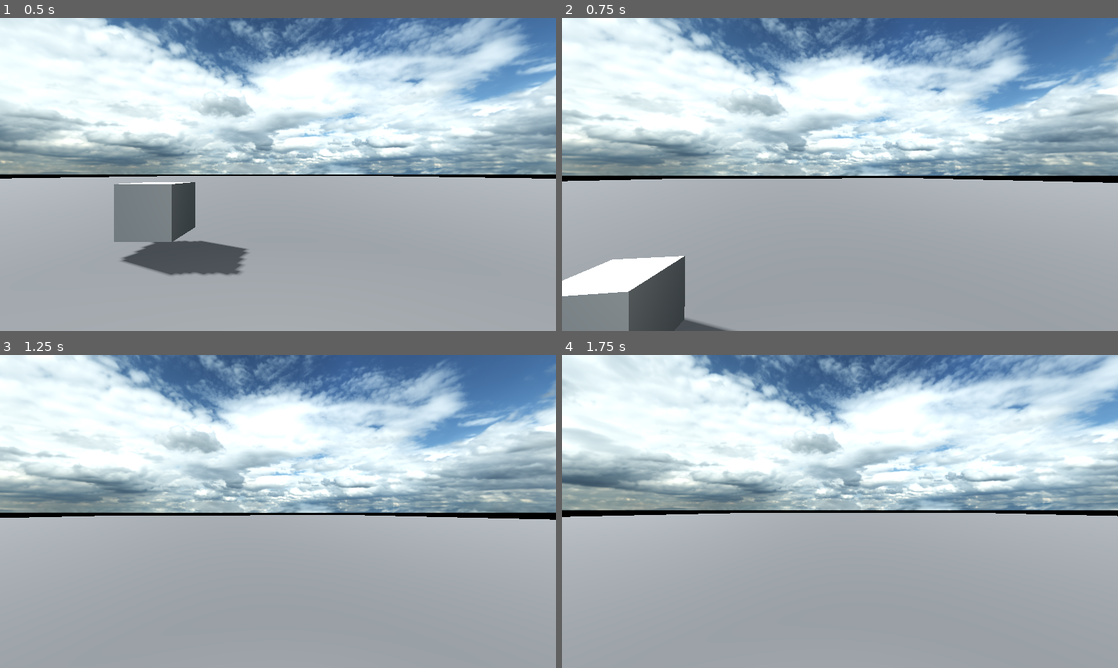
Above: before the commit, frames 1-4 (two rows, left to right).
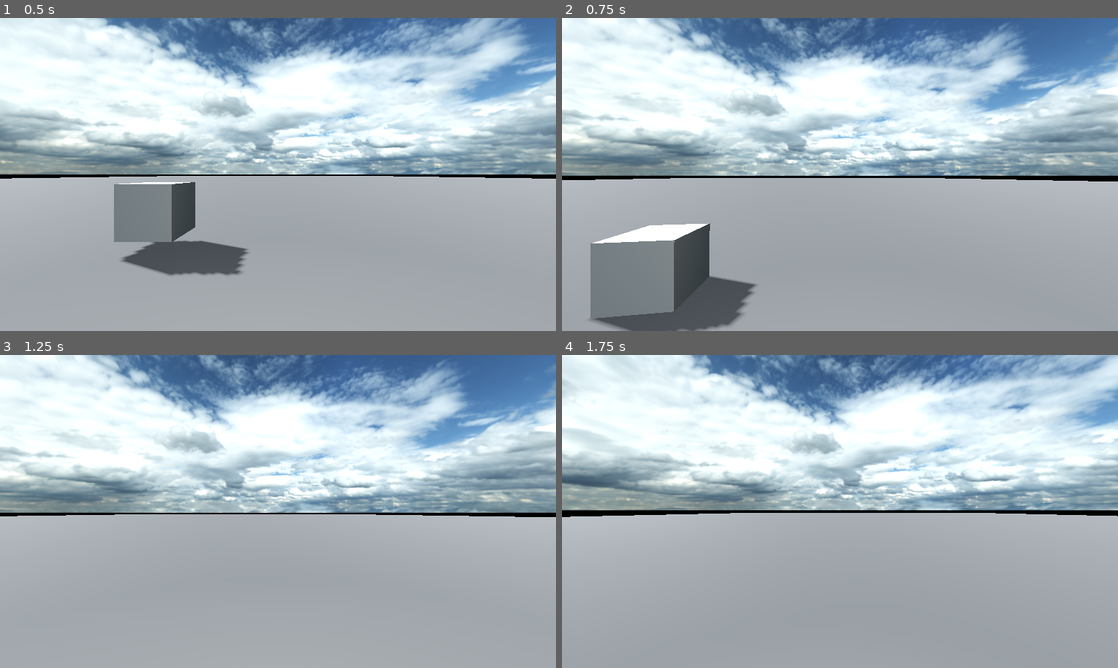
Above: after the commit, the same moments.

Repository: HuskyGameDev/2025f-team3
Game: Godot game, scene res://assets/scenes/test_scene.tscn
The game is run twice, just before and just after one commit, with the same random seed, the same clock (stepped at 60 frames per second) and the same inputs.
Inputs (mouse positions are in pixels of both pictures, inside the frame that each line leads up to):
- Up to frame 1 (0.5 s): no input
- Up to frame 2 (0.75 s): tap Enter (ui_accept) at 0.5 s; move the mouse to (867, 174) at 0.52 s; hold W (ui_up) from 0.53 s (still down)
- Up to frame 3 (1.25 s): keep holding W (ui_up); tap Enter (ui_accept) at 0.77 s
- Up to frame 4 (1.75 s): keep holding W (ui_up); move the mouse to (812, 511) at 1.27 s; tap Enter (ui_accept) at 1.52 s

Frame 1 is identical in both runs. In frame 2, 7.5% of the frame differs, in the area x 0-100%, y 51-100%; in frame 3, 0.4%; in frame 4, less than 0.1%.

Commit message:
Player movement acceleration and decelleration

Diff:
--- a/crosscut/assets/scripts/first_person_player.gd
+++ b/crosscut/assets/scripts/first_person_player.gd
@@ -1,9 +1,15 @@
 extends CharacterBody3D
 
 
-const SPEED = 5.0
+# Movement variables
+var speed = 0
+const MAX_SPEED = 5.0
+const ACCELERATION = 0.3
+const DECELLERATION = 0.65
+
 const JUMP_VELOCITY = 4.5
 
+# Lookaround variables
 var mouse_sensitivity = 0.002
 
 func _ready():
@@ -29,10 +35,15 @@
 	var input_dir := Input.get_vector("ui_left", "ui_right", "ui_up", "ui_down")
 	var direction := (transform.basis * Vector3(input_dir.x, 0, input_dir.y)).normalized()
 	if direction:
-		velocity.x = direction.x * SPEED
-		velocity.z = direction.z * SPEED
-	else:
-		velocity.x = move_toward(velocity.x, 0, SPEED)
-		velocity.z = move_toward(velocity.z, 0, SPEED)
+		speed = clamp(speed+ACCELERATION, 0, MAX_SPEED)
+		velocity.x = direction.x * speed
+		velocity.z = direction.z * speed
+	elif is_on_floor():
+		velocity *= DECELLERATION
+		#velocity.x = move_toward(velocity.x, 0, speed)
+		#velocity.z = move_toward(velocity.z, 0, speed)
+
+	if direction.is_zero_approx():
+		speed = clamp(speed-DECELLERATION, 0, MAX_SPEED)
 
 	move_and_slide()
--- a/crosscut/project.godot
+++ b/crosscut/project.godot
@@ -35,24 +35,21 @@
 }
 ui_right={
 "deadzone": 0.5,
-"events": [Object(InputEventKey,"resource_local_to_scene":false,"resource_name":"","device":0,"window_id":0,"alt_pressed":false,"shift_pressed":false,"ctrl_pressed":false,"meta_pressed":false,"pressed":false,"keycode":4194321,"physical_keycode":0,"key_label":0,"unicode":0,"location":0,"echo":false,"script":null)
-, Object(InputEventJoypadButton,"resource_local_to_scene":false,"resource_name":"","device":0,"button_index":14,"pressure":0.0,"pressed":false,"script":null)
+"events": [Object(InputEventJoypadButton,"resource_local_to_scene":false,"resource_name":"","device":0,"button_index":14,"pressure":0.0,"pressed":false,"script":null)
 , Object(InputEventJoypadMotion,"resource_local_to_scene":false,"resource_name":"","device":0,"axis":0,"axis_value":1.0,"script":null)
 , Object(InputEventKey,"resource_local_to_scene":false,"resource_name":"","device":-1,"window_id":0,"alt_pressed":false …(183 unchanged characters)…
 ]
 }
 ui_up={
 "deadzone": 0.5,
-"events": [Object(InputEventKey,"resource_local_to_scene":false,"resource_name":"","device":0,"window_id":0,"alt_pressed":false,"shift_pressed":false,"ctrl_pressed":false,"meta_pressed":false,"pressed":false,"keycode":4194320,"physical_keycode":0,"key_label":0,"unicode":0,"location":0,"echo":false,"script":null)
-, Object(InputEventJoypadButton,"resource_local_to_scene":false,"resource_name":"","device":0,"button_index":11,"pressure":0.0,"pressed":false,"script":null)
+"events": [Object(InputEventJoypadButton,"resource_local_to_scene":false,"resource_name":"","device":0,"button_index":11,"pressure":0.0,"pressed":false,"script":null)
 , Object(InputEventJoypadMotion,"resource_local_to_scene":false,"resource_name":"","device":0,"axis":1,"axis_value":-1.0,"script":null)
 , Object(InputEventKey,"resource_local_to_scene":false,"resource_name":"","device":-1,"window_id":0,"alt_pressed":false …(183 unchanged characters)…
 ]
 }
 ui_down={
 "deadzone": 0.5,
-"events": [Object(InputEventKey,"resource_local_to_scene":false,"resource_name":"","device":0,"window_id":0,"alt_pressed":false,"shift_pressed":false,"ctrl_pressed":false,"meta_pressed":false,"pressed":false,"keycode":4194322,"physical_keycode":0,"key_label":0,"unicode":0,"location":0,"echo":false,"script":null)
-, Object(InputEventJoypadButton,"resource_local_to_scene":false,"resource_name":"","device":0,"button_index":12,"pressure":0.0,"pressed":false,"script":null)
+"events": [Object(InputEventJoypadButton,"resource_local_to_scene":false,"resource_name":"","device":0,"button_index":12,"pressure":0.0,"pressed":false,"script":null)
 , Object(InputEventJoypadMotion,"resource_local_to_scene":false,"resource_name":"","device":0,"axis":1,"axis_value":1.0,"script":null)
 , Object(InputEventKey,"resource_local_to_scene":false,"resource_name":"","device":-1,"window_id":0,"alt_pressed":false …(183 unchanged characters)…
 ]
